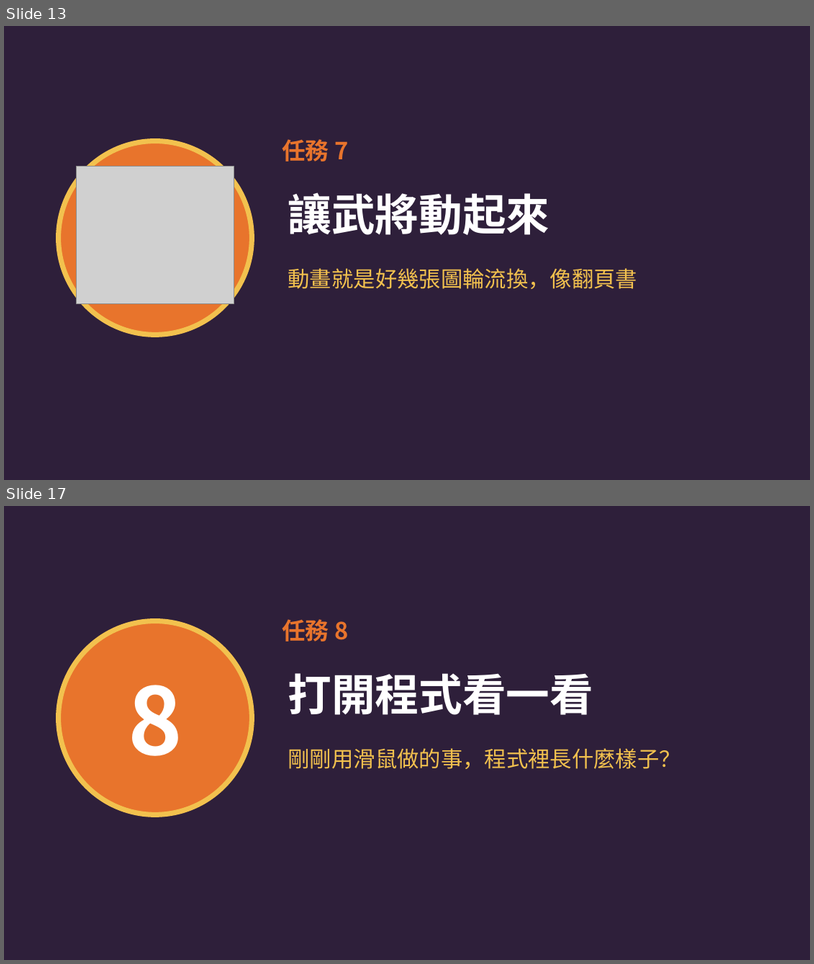
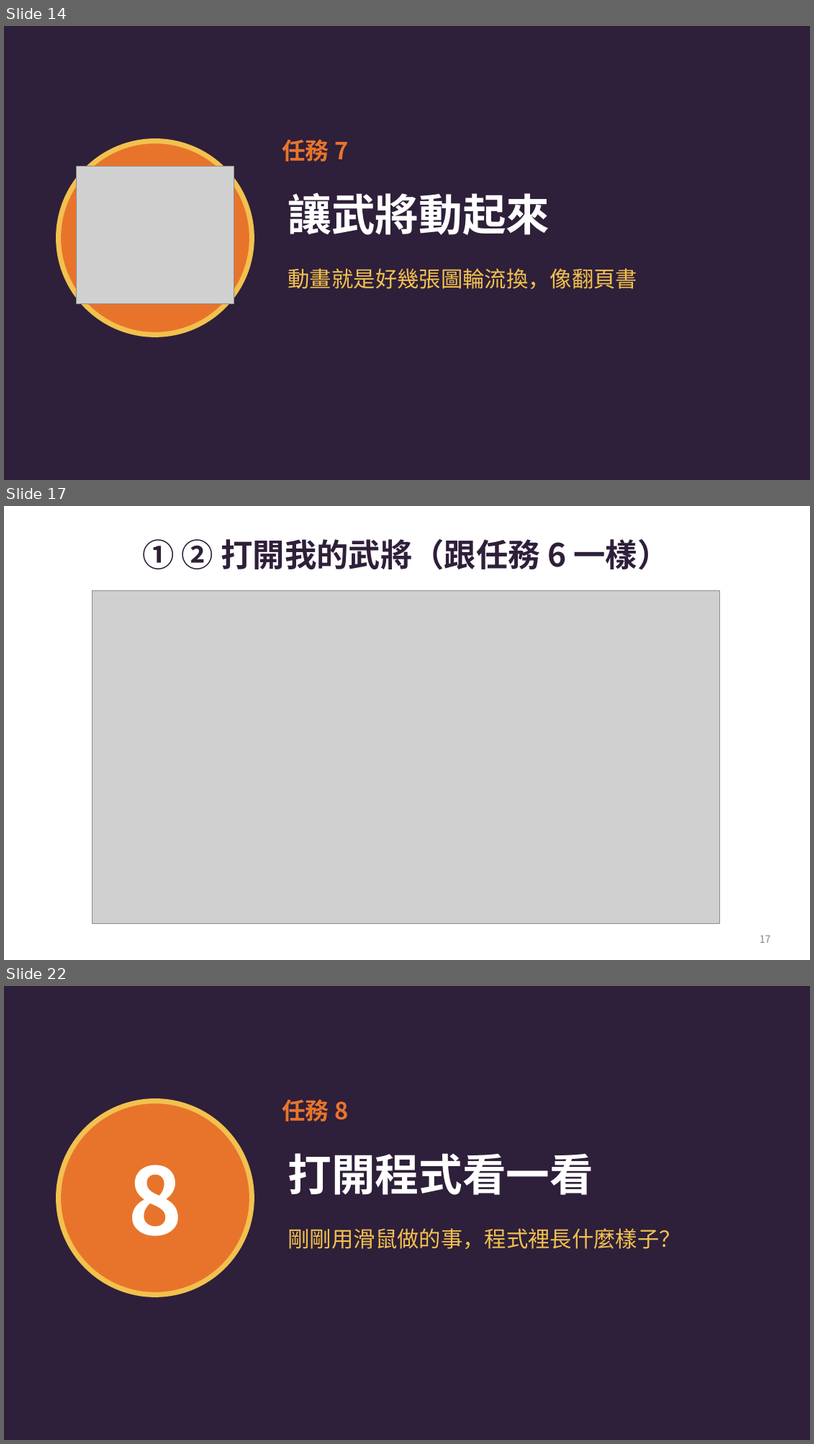
Before and after one commit to UJayJoAnDao/kid-game-course, a slide deck: 03-三國大亂鬥/課本/三國大亂鬥_中_我的武將動起來.pptx. Shown one above the other, each under a label of ours: slides 13 and 17 before the commit, slides 14, 17 and 22 after it; the slides between them are not shown. The pictures are 814x964 and 814x1444 pixels, drawn with LibreOffice and Linux fonts; fonts in the diff are those of the drawing; grey boxes stand for pictures. Boxes give left, top, right and bottom in pixels: in the first picture for what was removed or moved away, otherwise in the second. Text is boxed around its words. In the diff, an @@ line names an element or a change of style, - is before the commit and + after.

```diff
--- a/03-三國大亂鬥/課本/三國大亂鬥_中_我的武將動起來.pptx
+++ b/03-三國大亂鬥/課本/三國大亂鬥_中_我的武將動起來.pptx
@@ slide 17 added at (4,506,810,960), background #FFFFFF @@
@@ title added at (143,539,670,570), 38 pt, text #2E1F3A, bold @@
+① ② 打開我的武將（跟任務 6 一樣）
@@ picture added at (93,591,720,924) @@
@@ page number added at (760,935,772,942), 12 pt, text #8A7F90 @@
+17
@@ what was slide 13 is now slide 14 @@
@@ what was slide 17 is now slide 22 @@
```
Also in this commit, not shown: 5 slides changed, 4 other slides added, 5 other files.
